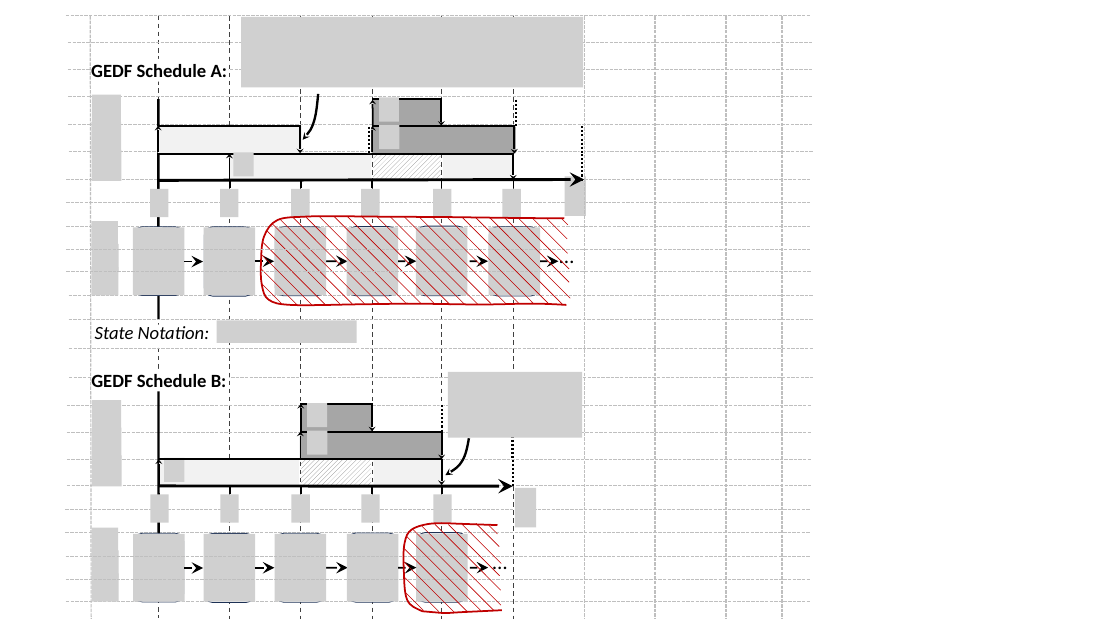
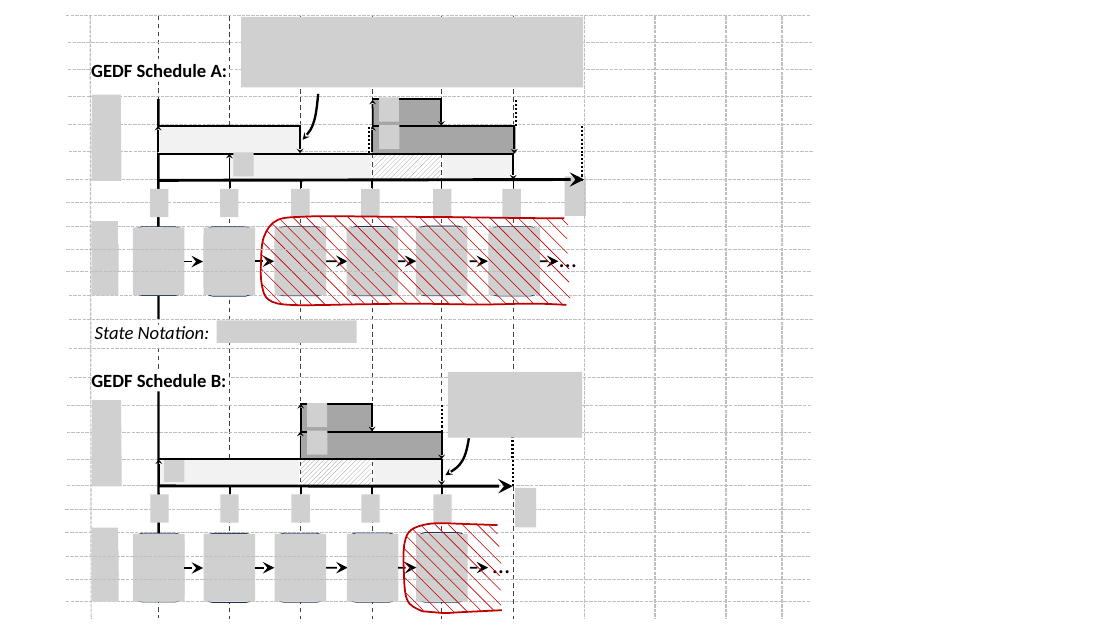
Before and after one commit to Spectre113/stm32-real-time-scheduling, a slide deck: slide 4 of implementation/docs/presentation/system_model_figs.pptx. Drawn at 1120x630 pixels with LibreOffice and Linux fonts; fonts in the diff are those of the drawing; grey boxes stand for pictures. Boxes give left, top, right and bottom in pixels: in the first picture for what was removed or moved away, otherwise in the second. Text is boxed around its words. In the diff, an @@ line names an element or a change of style, - is before the commit and + after.

```diff
--- a/implementation/docs/presentation/system_model_figs.pptx
+++ b/implementation/docs/presentation/system_model_figs.pptx
@@ text "…" at <box>551,239,586,277</box>: size 18 to 21.2 pt @@
@@ text "…" at <box>485,545,519,584</box>: size 18 to 21.2 pt @@
```
Also in this commit, not shown: 8 other slides changed, 22 slides added, 6 slides removed, 5 other files.
